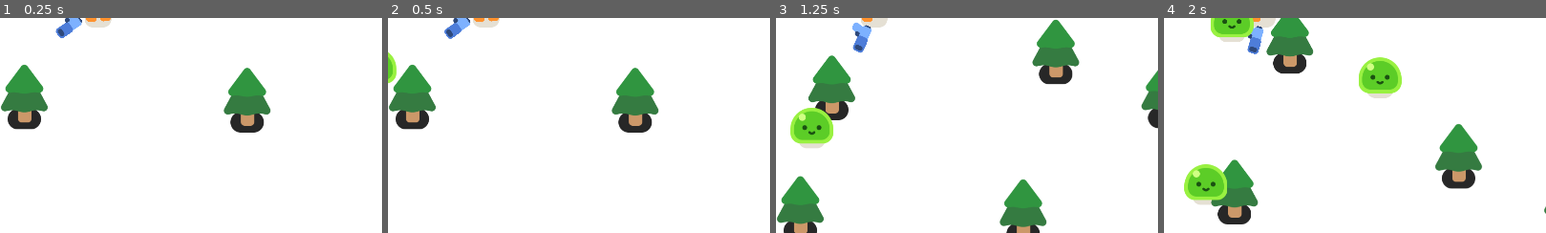
Above: before the commit, frames 1-4 (left to right).
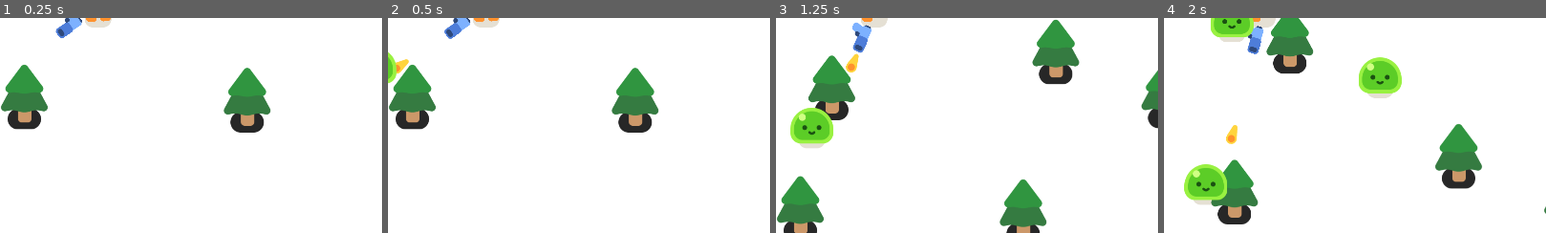
Above: after the commit, the same moments.

Repository: Akapaya/2D-SurvivalGodot
Game: Godot game, scene res://survivors_game.tscn
Two runs of this game, one before a commit and one after it. Both use one fixed random seed, a clock stepped at 60 frames per second and the inputs below.
Inputs:
- Up to frame 1 (0.25 s): no input
- Up to frame 2 (0.5 s): no input
- Up to frame 3 (1.25 s): hold W (move_up) from 0.53 s (still down)
- Up to frame 4 (2 s): keep holding W (move_up)
The pictures show only the part of the screen within x 37-87%, y 50-100%; the shares and areas given below are measured in that part.

Frame 1 is identical in both runs. In frame 2, 0.1% of the frame differs, in the area x 2-6%, y 19-27%; in frame 3, 0.2%; in frame 4, 0.2%, in the area x 16-20%, y 49-59%.

Commit message:
Create the bullet and shoot method
Create the bullet and shoot method

Diff:
--- /dev/null
+++ b/Fabs/Weapons/Bullets/bullet.gd
@@ -0,0 +1,20 @@
+extends Area2D
+
+@export var velocitySpeed = 800
+@export var maxRange = 1200
+var travelled_distance = 0
+
+func _physics_process(delta):
+	var direction = Vector2.RIGHT.rotated(rotation)
+	position += direction * velocitySpeed * delta
+
+	travelled_distance += velocitySpeed * delta
+
+	if travelled_distance >= maxRange:
+		queue_free()
+
+
+func _on_body_entered(body):
+	queue_free()
+	if body.has_method("take_damage"):
+		body.take_damage()
--- /dev/null
+++ b/Fabs/Weapons/Bullets/bullet.tscn
@@ -0,0 +1,23 @@
+[gd_scene load_steps=4 format=3 uid="uid://dhpnjuwkepner"]
+
+[ext_resource type="Script" path="res://Fabs/Weapons/Bullets/bullet.gd" id="1_ascub"]
+[ext_resource type="Texture2D" uid="uid://dftkbqwsfd68r" path="res://pistol/projectile.png" id="1_jw8e3"]
+
+[sub_resource type="CircleShape2D" id="CircleShape2D_is2c1"]
+radius = 14.0
+
+[node name="Bullet" type="Area2D"]
+top_level = true
+collision_layer = 0
+collision_mask = 3
+script = ExtResource("1_ascub")
+
+[node name="Projectile" type="Sprite2D" parent="."]
+position = Vector2(0, -1)
+texture = ExtResource("1_jw8e3")
+
+[node name="CollisionShape2D" type="CollisionShape2D" parent="."]
+position = Vector2(10, 0)
+shape = SubResource("CircleShape2D_is2c1")
+
+[connection signal="body_entered" from="." to="." method="_on_body_entered"]
--- a/Fabs/Weapons/gun1.gd
+++ b/Fabs/Weapons/gun1.gd
@@ -7,3 +7,14 @@
 	if enemies_in_range.size() > 0:
 		var target_enemy = enemies_in_range.front()
 		look_at(target_enemy.global_position)
+
+func shoot():
+	const bullet = preload("res://Fabs/Weapons/Bullets/bullet.tscn")
+	var new_bullt = bullet.instantiate()
+	new_bullt.global_position = %ShootingPoint.global_position
+	new_bullt.global_rotation = %ShootingPoint.global_rotation
+	%ShootingPoint.add_child(new_bullt)
+
+
+func _on_timer_timeout():
+	shoot()
--- a/Fabs/Weapons/gun1.tscn
+++ b/Fabs/Weapons/gun1.tscn
@@ -7,6 +7,7 @@
 radius = 633.028
 
 [node name="Gun" type="Area2D"]
+position = Vector2(337, 534)
 collision_layer = 0
 collision_mask = 2
 script = ExtResource("1_n3csi")
@@ -21,4 +22,11 @@
 texture = ExtResource("1_7ug1x")
 
 [node name="ShootingPoint" type="Marker2D" parent="WeaponPivot/Pistol"]
+unique_name_in_owner = true
 position = Vector2(27, -11)
+
+[node name="Timer" type="Timer" parent="."]
+wait_time = 0.3
+autostart = true
+
+[connection signal="timeout" from="Timer" to="." method="_on_timer_timeout"]
